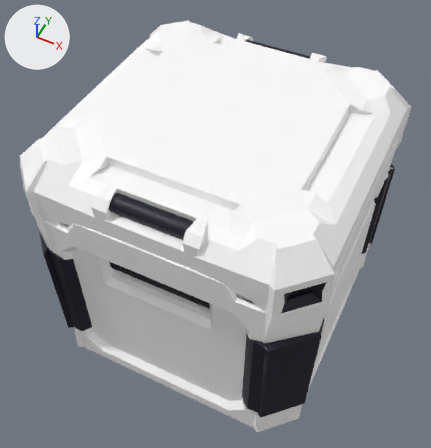
An edit to the FBX model TechVenture - 3d Game/Assets/Prefabs/MaintenanceRoom/Components/Box/box.fbx, drawn before and after from the same camera.
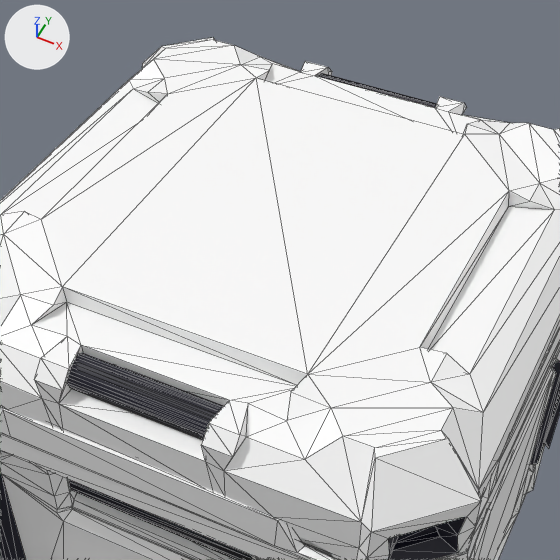
There are two pictures of each version: one whole from a camera (50 mm lens) standing at (2.68, -5.61, 8.9) and looking at (-0.08, -0.08, 2.0), one close up on the part from 17% to 88% of the width and 0% to 68% of the height. The axes (+X, +Y, +Z) are drawn at upper left. The lights are the same throughout. The close-ups show mesh edges as thin lines. Where no turn or scale is listed for an object, it has been applied to the vertices.
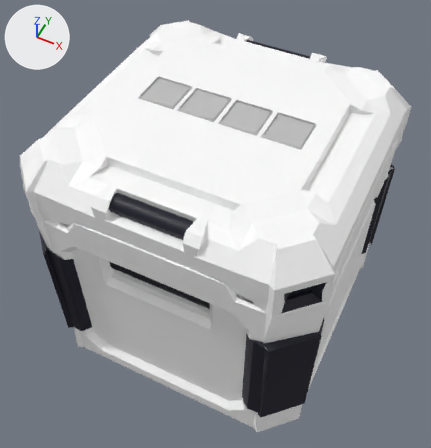
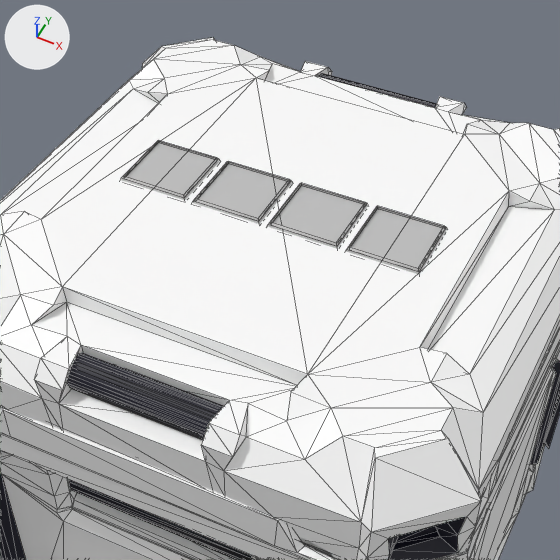
Where the newer file only moved an object's origin or applied its transform, the numbers keep the older frame.

Pixel boxes [x1, y1, x2, y2] of what changed, in the close-ups (560 x 560 px):
part 1 of me_mesh, added: after [346, 206, 447, 274]
part 2 of me_mesh, added: after [267, 183, 368, 249]
part 3 of me_mesh, added: after [192, 161, 292, 224]
part 4 of me_mesh, added: after [121, 140, 220, 200]

Edits to the bpy script that builds the scene:
```text
Add mat_blinn1:
    mat_blinn1 = principled_material('blinn1')
    mat_blinn1.base_color = (0.517, 0.517, 0.517)  # grey #bebebe
    mat_blinn1.roughness = 0.749
Change me_mesh:
    used by ob_box; location = (0.0, 2.084, 3.491)
    remove me_mesh.from_pydata(...)  # 896 vertices, 1728 faces; spans x -2.1..2.1, y -4.18..0.01, z -0.21..0.63
    add me_mesh.from_pydata(...)  # 960 vertices, 1784 faces; spans x -2.1..2.1, y -4.18..0.01, z -0.21..0.66
    me_mesh part 1: a new loose piece of 16 vertices spanning x 0.62..1.16, y -2.34..-1.8, z 0.62..0.66, in mat_blinn1 (grey #bebebe)
    me_mesh part 2: a new loose piece of 16 vertices spanning x 0.03..0.57, y -2.34..-1.8, z 0.62..0.66, in mat_blinn1 (grey #bebebe)
    me_mesh part 3: a new loose piece of 16 vertices spanning x -0.56..-0.02, y -2.34..-1.8, z 0.62..0.66, in mat_blinn1 (grey #bebebe)
    me_mesh part 4: a new loose piece of 16 vertices spanning x -1.15..-0.61, y -2.34..-1.8, z 0.62..0.66, in mat_blinn1 (grey #bebebe)
    add me_mesh.materials.append(mat_blinn1)  # grey #bebebe
```
